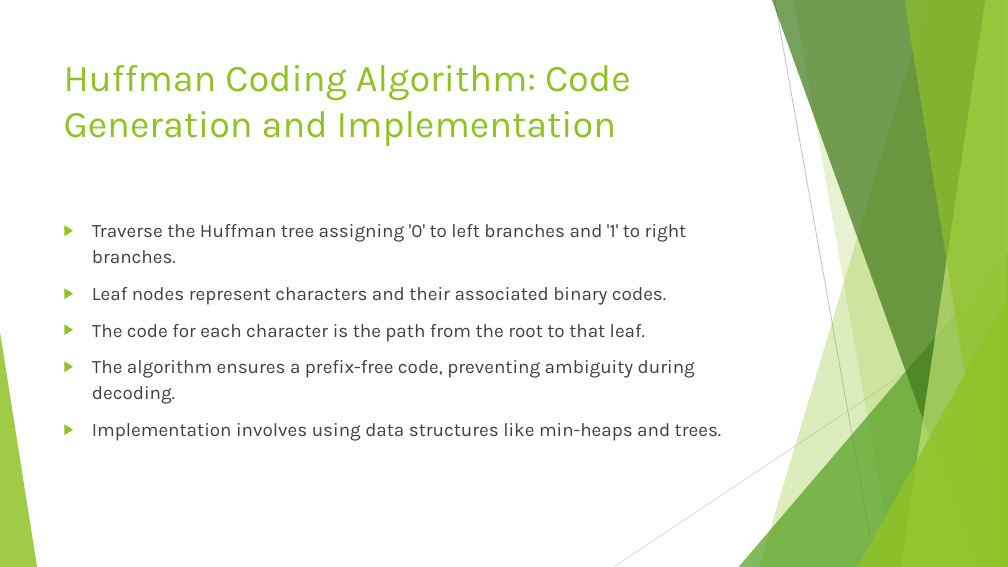
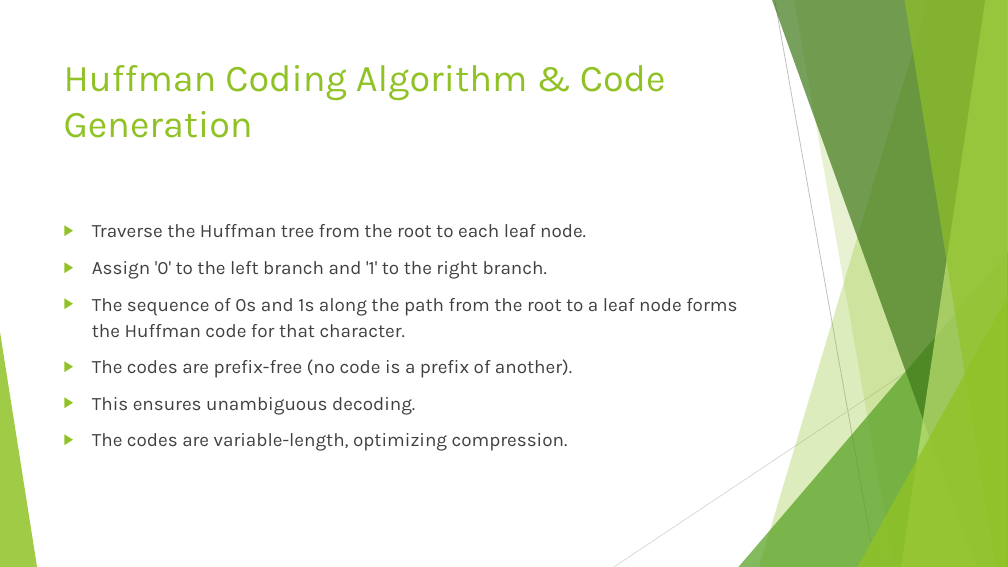
Before and after one commit to shubhamb025/Pdf_to_presentation_GenAI, a slide deck: slide 10 of output/generated_presentation.pptx. Drawn at 1008x567 pixels with LibreOffice and Linux fonts; fonts in the diff are those of the drawing. Boxes give left, top, right and bottom in pixels: in the first picture for what was removed or moved away, otherwise in the second. Text is boxed around its words. In the diff, an @@ line names an element or a change of style, - is before the commit and + after.

```diff
--- a/output/generated_presentation.pptx
+++ b/output/generated_presentation.pptx
@@ title at <box>64,65,666,138</box>: text changed @@
-Huffman Coding Algorithm: Code Generation and Implementation
+Huffman Coding Algorithm & Code Generation
@@ text at <box>92,224,737,451</box>: text changed @@
-▶ Traverse the Huffman tree assigning '0' to left branches and '1' to right branches.
-▶ Leaf nodes represent characters and their associated binary codes.
-▶ The code for each character is the path from the root to that leaf.
-▶ The algorithm ensures a prefix-free code, preventing ambiguity during decoding.
-▶ Implementation involves using data structures like min-heaps and trees.
+▶ Traverse the Huffman tree from the root to each leaf node.
+▶ Assign '0' to the left branch and '1' to the right branch.
+▶ The sequence of 0s and 1s along the path from the root to a leaf node forms the Huffman code for that character.
+▶ The codes are prefix-free (no code is a prefix of another).
+▶ This ensures unambiguous decoding.
+▶ The codes are variable-length, optimizing compression.
```
Also in this commit, not shown: 9 other slides changed, 11 other files.
